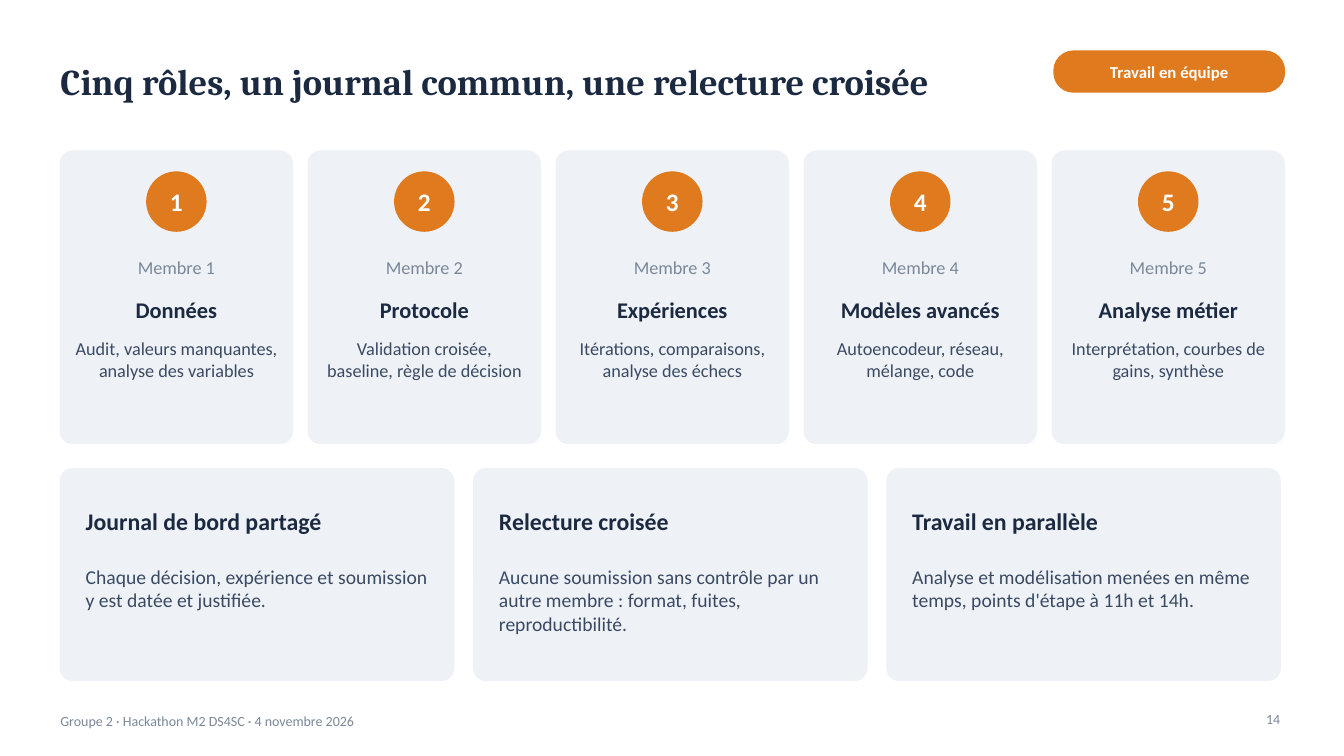
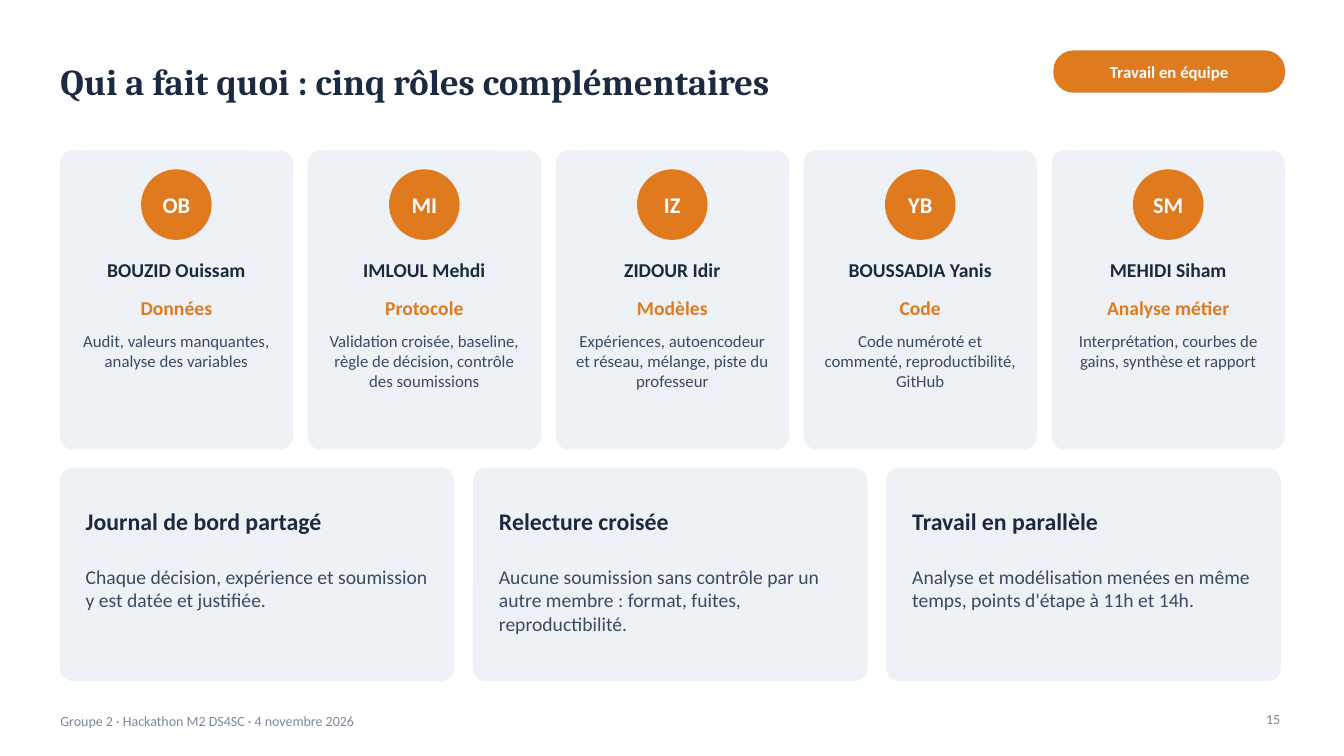
Before and after one commit to zidir2004/HACKATHON2026, a slide deck: slide 15 of usine/soutenance/Hackathon_Groupe2_2_306.pptx (slide 14 before the commit). Drawn at 1344x756 pixels with LibreOffice and Linux fonts; fonts in the diff are those of the drawing. Boxes give left, top, right and bottom in pixels: in the first picture for what was removed or moved away, otherwise in the second. Text is boxed around its words. In the diff, an @@ line names an element or a change of style, - is before the commit and + after.

```diff
--- a/usine/soutenance/Hackathon_Groupe2_2_306.pptx
+++ b/usine/soutenance/Hackathon_Groupe2_2_306.pptx
@@ title at [60, 69, 769, 103]: text changed @@
-Cinq rôles, un journal commun, une relecture croisée
+Qui a fait quoi : cinq rôles complémentaires
@@ rounded rectangle: place and size @@
-rounded rectangle at [60, 151, 292, 444]
+rounded rectangle at [60, 151, 292, 449]
@@ ellipse "OB": place and size @@
-ellipse "OB" at [146, 171, 207, 232]
+ellipse "OB" at [141, 169, 212, 240]
@@ rounded rectangle: place and size @@
-rounded rectangle at [309, 151, 540, 444]
+rounded rectangle at [309, 151, 540, 449]
@@ ellipse "MI": place and size @@
-ellipse "MI" at [394, 171, 455, 232]
+ellipse "MI" at [389, 169, 460, 240]
@@ rounded rectangle: place and size @@
-rounded rectangle at [557, 151, 788, 444]
+rounded rectangle at [557, 151, 788, 449]
@@ ellipse "IZ": place and size @@
-ellipse "IZ" at [642, 171, 703, 232]
+ellipse "IZ" at [637, 169, 708, 240]
@@ rounded rectangle: place and size @@
-rounded rectangle at [805, 151, 1036, 444]
+rounded rectangle at [805, 151, 1036, 449]
@@ ellipse "YB": place and size @@
-ellipse "YB" at [890, 171, 951, 232]
+ellipse "YB" at [885, 169, 956, 240]
@@ rounded rectangle: place and size @@
-rounded rectangle at [1053, 151, 1285, 444]
+rounded rectangle at [1053, 151, 1285, 449]
@@ ellipse "SM": place and size @@
-ellipse "SM" at [1138, 171, 1199, 232]
+ellipse "SM" at [1133, 169, 1204, 240]
@@ text in ellipse at [163, 198, 191, 213]: text changed; size 18 to 16 pt @@
-1
+OB
@@ text in ellipse at [412, 198, 437, 213]: text changed; size 18 to 16 pt @@
-2
+MI
@@ text in ellipse at [664, 198, 681, 213]: text changed; size 18 to 16 pt @@
-3
+IZ
@@ text in ellipse at [908, 198, 932, 213]: text changed; size 18 to 16 pt @@
-4
+YB
@@ text in ellipse at [1153, 198, 1183, 213]: text changed; size 18 to 16 pt @@
-5
+SM
@@ text at [107, 263, 245, 277]: text changed; size 13 to 14 pt; text colour #7A8899 to #1B2A41; bold on @@
-Membre 1
+BOUZID Ouissam
@@ text at [363, 263, 485, 277]: text changed; size 13 to 14 pt; text colour #7A8899 to #1B2A41; bold on @@
-Membre 2
+IMLOUL Mehdi
@@ text at [624, 263, 721, 277]: text changed; size 13 to 14 pt; text colour #7A8899 to #1B2A41; bold on @@
-Membre 3
+ZIDOUR Idir
@@ text at [849, 263, 992, 277]: text changed; size 13 to 14 pt; text colour #7A8899 to #1B2A41; bold on @@
-Membre 4
+BOUSSADIA Yanis
@@ text at [1110, 263, 1226, 277]: text changed; size 13 to 14 pt; text colour #7A8899 to #1B2A41; bold on @@
-Membre 5
+MEHIDI Siham
@@ size 16 to 14 pt, text colour #1B2A41 to #E07A1F in 3 elements at [141, 301, 213, 315], [385, 301, 463, 315], [1107, 301, 1229, 318] @@
@@ text at [637, 301, 708, 315]: text changed; size 16 to 14 pt; text colour #1B2A41 to #E07A1F @@
-Expériences
+Modèles
@@ text at [900, 301, 941, 315]: text changed; size 16 to 14 pt; text colour #1B2A41 to #E07A1F @@
-Modèles avancés
+Code
@@ text "Audit, valeurs manquantes, analyse des ...": place and size @@
-text "Audit, valeurs manquantes, analyse des ..." at [76, 342, 277, 380]
+text "Audit, valeurs manquantes, analyse des ..." at [83, 335, 269, 370]
@@ text "Audit, valeurs manquantes, analyse des ..." at [83, 335, 269, 370]: size 13 to 12 pt @@
@@ text at [330, 335, 519, 387]: text changed; size 13 to 12 pt @@
-Validation croisée, baseline, règle de décision
+Validation croisée, baseline, règle de décision, contrôle des soumissions
@@ text at [576, 335, 768, 390]: text changed; size 13 to 12 pt @@
-Itérations, comparaisons, analyse des échecs
+Expériences, autoencodeur et réseau, mélange, piste du professeur
@@ text at [825, 335, 1016, 387]: text changed; size 13 to 12 pt @@
-Autoencodeur, réseau, mélange, code
+Code numéroté et commenté, reproductibilité, GitHub
@@ text at [1079, 335, 1257, 370]: text changed; size 13 to 12 pt @@
-Interprétation, courbes de gains, synthèse
+Interprétation, courbes de gains, synthèse et rapport
@@ page number at [1266, 715, 1280, 724]: text changed @@
-14
+15
```
Also in this commit, not shown: 2 other slides changed, 1 slide added, 3 other files.
